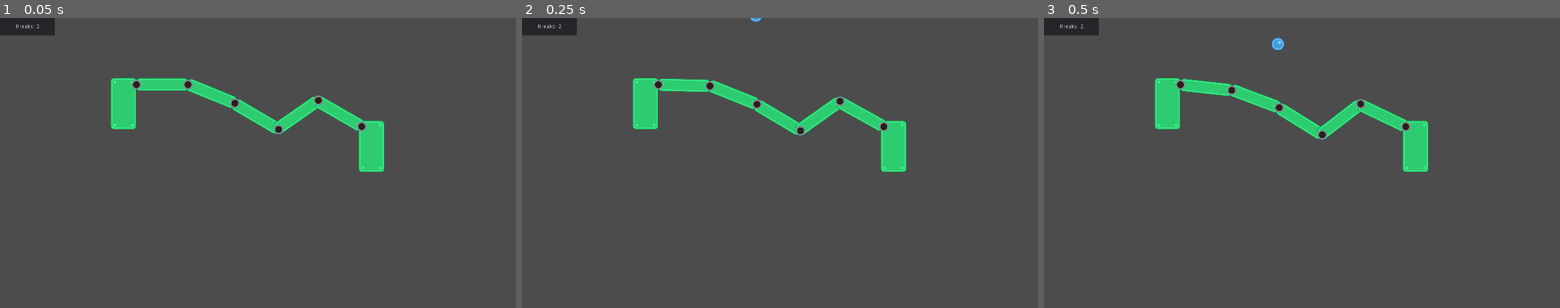
Above: before the commit, frames 1-3 (left to right).
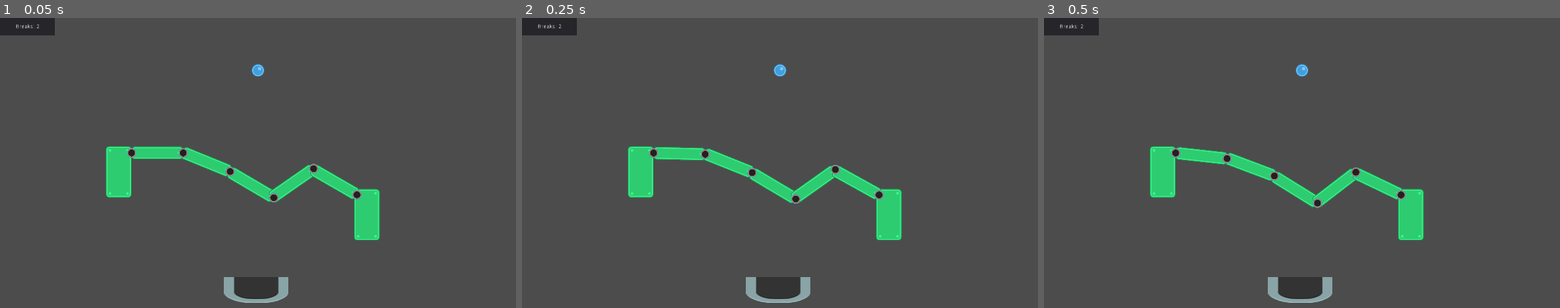
Above: after the commit, the same moments.

Repository: Trece-1101/BreakAndScore
Game: Godot game, scene res://Levels/TestLevel.tscn
Same seed, same stepped clock (60 frames per second), same inputs: the game is played once before the commit and once after it.
Inputs:
- Up to frame 1 (0.05 s): no input
- Up to frame 2 (0.25 s): no input
- Up to frame 3 (0.5 s): no input

The runs differ from the first frame. In frame 1, 8.9% of the frame differs, in the area x 20-75%, y 15-99%; in frame 2, 8.9%; in frame 3, 9.0%, in the area x 20-75%, y 6-99%.

Commit message:
commit

Diff:
--- /dev/null
+++ b/Characters/Ball/Ball.gd
@@ -0,0 +1,40 @@
+class_name Ball
+extends RigidBody2D
+
+export var moveable_value := 1.0
+onready var is_moveable := true
+onready var default_position := Vector2(640.0, 130.0)
+onready var offset_allowed := Vector2(300.0, 100.0)
+
+var limits := {"left": 0.0, "right": 0.0, "top": 0.0, "down": 0.0}
+
+func _ready() -> void:
+	mode = RigidBody2D.MODE_KINEMATIC
+	global_position = default_position
+	gravity_scale = 0.0
+	limits.left = default_position.x - offset_allowed.x
+	limits.right = default_position.x + offset_allowed.x
+	limits.top = default_position.y - offset_allowed.y
+	limits.down = default_position.y + offset_allowed.y
+
+
+func _input(event: InputEvent) -> void:
+	if not is_moveable:
+		return
+
+	if event.is_action("ui_left") and position.x > limits.left:
+		position.x -= moveable_value
+	elif event.is_action("ui_right") and position.x < limits.right:
+		position.x += moveable_value
+
+	if event.is_action("ui_down") and position.y < limits.down:
+		position.y += moveable_value
+	elif event.is_action("ui_up") and position.y > limits.top:
+		position.y -= moveable_value
+
+
+func change_to_normal_gravity() -> void:
+	is_moveable = false
+	mode = RigidBody2D.MODE_RIGID
+	can_sleep = false
+	gravity_scale = 8.0
--- a/Characters/Ball/Ball.tscn
+++ b/Characters/Ball/Ball.tscn
@@ -1,14 +1,16 @@
-[gd_scene load_steps=3 format=2]
+[gd_scene load_steps=4 format=2]
 
 [ext_resource path="res://Characters/Ball/ball_blue_small.png" type="Texture" id=1]
+[ext_resource path="res://Characters/Ball/Ball.gd" type="Script" id=2]
 
 [sub_resource type="CircleShape2D" id=1]
 radius = 15.9609
 
 [node name="Ball" type="RigidBody2D"]
-collision_mask = 7
+collision_mask = 6
 mass = 120.0
-gravity_scale = 8.0
+script = ExtResource( 2 )
+moveable_value = 10.0
 
 [node name="Sprite" type="Sprite" parent="."]
 texture = ExtResource( 1 )
--- /dev/null
+++ b/Characters/Ball/BallCage.tscn
@@ -0,0 +1,26 @@
+[gd_scene load_steps=3 format=2]
+
+[sub_resource type="RectangleShape2D" id=1]
+extents = Vector2( 10, 304 )
+
+[sub_resource type="RectangleShape2D" id=2]
+extents = Vector2( 568, 10 )
+
+[node name="BallCage" type="StaticBody2D"]
+collision_layer = 8
+
+[node name="Left" type="CollisionShape2D" parent="."]
+position = Vector2( -456, 0 )
+shape = SubResource( 1 )
+
+[node name="Right" type="CollisionShape2D" parent="."]
+position = Vector2( 456, 0 )
+shape = SubResource( 1 )
+
+[node name="Top" type="CollisionShape2D" parent="."]
+position = Vector2( 0, -200 )
+shape = SubResource( 2 )
+
+[node name="Down" type="CollisionShape2D" parent="."]
+position = Vector2( 0, 200 )
+shape = SubResource( 2 )
--- /dev/null
+++ b/Characters/Basket/Basket.gd
@@ -0,0 +1,12 @@
+extends Node2D
+
+export var is_moveable = false
+
+onready var animation_player = $AnimationPlayer
+
+func _ready() -> void:
+	if is_moveable:
+		animation_player.play("MoveLeftRight")
+
+func _on_GoalArea_body_entered(_body: Node) -> void:
+	print("GANASTE")
--- /dev/null
+++ b/Characters/Basket/Basket.tscn
@@ -0,0 +1,95 @@
+[gd_scene load_steps=6 format=2]
+
+[ext_resource path="res://Characters/Basket/platformPack_tile048.png" type="Texture" id=1]
+[ext_resource path="res://Characters/Basket/Basket.gd" type="Script" id=2]
+
+[sub_resource type="RectangleShape2D" id=1]
+extents = Vector2( 56, 10 )
+
+[sub_resource type="Animation" id=2]
+resource_name = "Default"
+length = 0.001
+tracks/0/type = "value"
+tracks/0/path = NodePath("Movable:position")
+tracks/0/interp = 1
+tracks/0/loop_wrap = true
+tracks/0/imported = false
+tracks/0/enabled = true
+tracks/0/keys = {
+"times": PoolRealArray( 0 ),
+"transitions": PoolRealArray( 1 ),
+"update": 0,
+"values": [ Vector2( 0, 0 ) ]
+}
+tracks/1/type = "value"
+tracks/1/path = NodePath("Movable:rotation_degrees")
+tracks/1/interp = 1
+tracks/1/loop_wrap = true
+tracks/1/imported = false
+tracks/1/enabled = true
+tracks/1/keys = {
+"times": PoolRealArray( 0 ),
+"transitions": PoolRealArray( 1 ),
+"update": 0,
+"values": [ 0.0 ]
+}
+tracks/2/type = "value"
+tracks/2/path = NodePath("Movable:scale")
+tracks/2/interp = 1
+tracks/2/loop_wrap = true
+tracks/2/imported = false
+tracks/2/enabled = true
+tracks/2/keys = {
+"times": PoolRealArray( 0 ),
+"transitions": PoolRealArray( 1 ),
+"update": 0,
+"values": [ Vector2( 1, 1 ) ]
+}
+
+[sub_resource type="Animation" id=3]
+resource_name = "MoveLeftRight"
+length = 4.5
+loop = true
+tracks/0/type = "value"
+tracks/0/path = NodePath("Movable:position")
+tracks/0/interp = 1
+tracks/0/loop_wrap = true
+tracks/0/imported = false
+tracks/0/enabled = true
+tracks/0/keys = {
+"times": PoolRealArray( 0, 1, 2, 3, 4, 4.5 ),
+"transitions": PoolRealArray( 1, 1, 1, 1, 1, 1 ),
+"update": 0,
+"values": [ Vector2( 0, 0 ), Vector2( 320, 0 ), Vector2( 0, 0 ), Vector2( -320, 0 ), Vector2( 0, 0 ), Vector2( 0, 0 ) ]
+}
+
+[node name="Basket" type="Node2D"]
+script = ExtResource( 2 )
+
+[node name="Movable" type="Node2D" parent="."]
+
+[node name="Sprite" type="Sprite" parent="Movable"]
+position = Vector2( 0, -32.1449 )
+rotation = -3.14159
+scale = Vector2( 2.5, 1 )
+texture = ExtResource( 1 )
+
+[node name="GoalArea" type="Area2D" parent="Movable"]
+collision_layer = 4
+
+[node name="CollisionShape2D" type="CollisionShape2D" parent="Movable/GoalArea"]
+position = Vector2( 0, -36.6629 )
+shape = SubResource( 1 )
+
+[node name="BounceArea" type="StaticBody2D" parent="Movable"]
+collision_layer = 4
+
+[node name="CollisionPolygon2D" type="CollisionPolygon2D" parent="Movable/BounceArea"]
+polygon = PoolVector2Array( -80, -64, -56, -64, -56, -24, 56, -24, 56, -64, 80, -64, 80, 0, -80, 0 )
+
+[node name="AnimationPlayer" type="AnimationPlayer" parent="."]
+autoplay = "Default"
+anims/Default = SubResource( 2 )
+anims/MoveLeftRight = SubResource( 3 )
+
+[connection signal="body_entered" from="Movable/GoalArea" to="." method="_on_GoalArea_body_entered"]
--- a/Characters/Block/Block.gd
+++ b/Characters/Block/Block.gd
@@ -1,8 +1,15 @@
 class_name Block
 extends RigidBody2D
 
+signal destroy_joint
+
 export var is_left_extreme:bool = false
 export var is_right_extreme:bool = false
+
+onready var is_marked = false setget set_is_marked
+
+func set_is_marked(value: bool) -> void:
+	is_marked = value
 
 func _ready() -> void:
 	$Joint.position = Vector2(64, 0);
@@ -22,3 +29,10 @@
 	new_pinjoint.node_a = self.get_path()
 	new_pinjoint.node_b = other_node.get_path()
 	add_child(new_joint)
+
+
+func _on_body_entered(body: Node) -> void:
+	if is_marked:
+		print(body.name)
+		is_marked = false
+		emit_signal("destroy_joint")
--- a/Characters/Block/Block.tscn
+++ b/Characters/Block/Block.tscn
@@ -16,6 +16,8 @@
 z_as_relative = false
 collision_layer = 2
 mass = 500.0
+contacts_reported = 2
+contact_monitor = true
 script = ExtResource( 3 )
 
 [node name="Sprite" type="Sprite" parent="."]
@@ -43,4 +45,5 @@
 [node name="PinJoint" type="PinJoint2D" parent="Joint"]
 scale = Vector2( 3.33333, 3.33333 )
 
+[connection signal="body_entered" from="." to="." method="_on_body_entered"]
 [connection signal="input_event" from="Joint/JointClickArea" to="Joint" method="_on_JointClickArea_input_event"]
--- a/Characters/Block/Joint.gd
+++ b/Characters/Block/Joint.gd
@@ -1,10 +1,33 @@
+class_name JointUnion
 extends Sprite
 signal break_made(value)
 
+onready var is_brekeable := false setget set_is_brekeable, get_is_brekeable
+
+func set_is_brekeable(value: bool) -> void:
+	is_brekeable = value
+
+func get_is_brekeable() -> bool:
+	return is_brekeable
+
 func _on_JointClickArea_input_event(_viewport: Node, event: InputEvent, _shape_idx: int) -> void:
+	if not is_brekeable:
+		return
+
+#	is_brekeable = false
+
 	if event.is_action_pressed("ui_break_joint"):
 		emit_signal("break_made", 1)
-		queue_free()
+		destroy_me()
 
 	if event.is_action_pressed("ui_damage_joint"):
+		var block_a:Block = get_node_or_null($PinJoint.node_a)
+		var block_b:Block = get_node_or_null($PinJoint.node_a)
+		block_a.set_is_marked(true)
+		block_b.set_is_marked(true)
+		block_a.connect("destroy_joint", self, "destroy_me")
+		block_b.connect("destroy_joint", self, "destroy_me")
 		emit_signal("break_made", 0.5)
+
+func destroy_me() -> void:
+	queue_free()
--- /dev/null
+++ b/Characters/Floor/Floor.gd
@@ -0,0 +1,6 @@
+extends StaticBody2D
+
+
+
+func _on_BallDetector_body_entered(_body: Node) -> void:
+	print("PERDISTE")
--- /dev/null
+++ b/Characters/Floor/Floor.tscn
@@ -0,0 +1,29 @@
+[gd_scene load_steps=4 format=2]
+
+[ext_resource path="res://Characters/Floor/Floor.gd" type="Script" id=1]
+
+[sub_resource type="RectangleShape2D" id=1]
+extents = Vector2( 796.503, 29.9099 )
+
+[sub_resource type="RectangleShape2D" id=2]
+extents = Vector2( 797.014, 10 )
+
+[node name="Floor" type="StaticBody2D"]
+collision_layer = 8
+script = ExtResource( 1 )
+
+[node name="CollisionShape2D" type="CollisionShape2D" parent="."]
+shape = SubResource( 1 )
+
+[node name="BallDetector" type="Area2D" parent="."]
+position = Vector2( 0, -30.2381 )
+collision_layer = 8
+__meta__ = {
+"_edit_group_": true
+}
+
+[node name="CollisionShape2D" type="CollisionShape2D" parent="BallDetector"]
+self_modulate = Color( 1, 0, 0, 1 )
+shape = SubResource( 2 )
+
+[connection signal="body_entered" from="BallDetector" to="." method="_on_BallDetector_body_entered"]
--- a/Characters/Joint/Joint.tscn
+++ /dev/null
@@ -1,11 +0,0 @@
-[gd_scene load_steps=2 format=2]
-
-[ext_resource path="res://Characters/Joint/hole_small_end_alt.png" type="Texture" id=1]
-
-[node name="Joint" type="Node2D"]
-
-[node name="Sprite" type="Sprite" parent="."]
-scale = Vector2( 0.403241, 0.403241 )
-texture = ExtResource( 1 )
-
-[node name="PinJoint2D" type="PinJoint2D" parent="."]
--- a/Levels/Level.gd
+++ b/Levels/Level.gd
@@ -2,17 +2,44 @@
 
 export var break_number:float = 2.0 setget ,get_break_number
 onready var gui := $UI
+onready var ball :Ball = $Ball
+onready var is_started := false
+
+var joints_childs := []
 
 func get_break_number() -> float:
 	return break_number
 
 func _ready() -> void:
 	gui.update_gui()
-	for child in get_node("Bridge").get_children():
-		if child is Block:
-			child.get_node("Joint").connect("break_made", self, "discount_break_number")
+	var joints := get_joints()
+	for joint in joints:
+		joint.connect("break_made", self, "discount_break_number")
+
+func _input(event: InputEvent) -> void:
+	if event.is_action_pressed("ui_start") and not is_started:
+		is_started = true
+		ball.change_to_normal_gravity()
+		var joints := get_joints()
+		for joint in joints:
+			joint.set_is_brekeable(true)
 
 func discount_break_number(value:float) -> void:
 	if (break_number - value) >= 0:
 		break_number -= value
 		gui.update_gui()
+	else:
+		var joints := get_joints()
+		for joint in joints:
+			if joint != null:
+				joint.set_is_brekeable(false)
+
+func get_joints() -> Array:
+	var joints := []
+	for child in get_node("Bridge").get_children():
+		if child is Block:
+			joints.append(child.get_node_or_null("Joint"))
+			if child.is_left_extreme:
+				joints.append(child.get_node_or_null("@Joint@2"))
+
+	return joints
--- a/Levels/TestLevel.tscn
+++ b/Levels/TestLevel.tscn
@@ -7,6 +7,8 @@
 [ext_resource path="res://Characters/Crosshair/Crosshair.tscn" type="PackedScene" id=5]
 [ext_resource path="res://Levels/Level.gd" type="Script" id=6]
 [ext_resource path="res://UI.gd" type="Script" id=7]
+[ext_resource path="res://Characters/Basket/Basket.tscn" type="PackedScene" id=8]
+[ext_resource path="res://Characters/Floor/Floor.tscn" type="PackedScene" id=9]
 
 [sub_resource type="RectangleShape2D" id=1]
 extents = Vector2( 30.1759, 58.9436 )
@@ -42,10 +44,10 @@
 position = Vector2( 485.638, 249.83 )
 
 [node name="Ball" parent="." instance=ExtResource( 1 )]
-position = Vector2( 580.234, -28.5914 )
+position = Vector2( 600, 104 )
 
 [node name="Bridge" type="Node2D" parent="."]
-position = Vector2( 699.831, 294.455 )
+position = Vector2( 688, 464 )
 script = ExtResource( 4 )
 
 [node name="StaticBodyLeft" type="StaticBody2D" parent="Bridge"]
@@ -94,3 +96,9 @@
 
 [node name="CollisionShape2D" type="CollisionShape2D" parent="Bridge/StaticBodyRight"]
 shape = SubResource( 1 )
+
+[node name="Basket" parent="." instance=ExtResource( 8 )]
+position = Vector2( 635.718, 708.035 )
+
+[node name="Floor" parent="." instance=ExtResource( 9 )]
+position = Vector2( 635.546, 692.673 )
--- a/project.godot
+++ b/project.godot
@@ -10,12 +10,24 @@
 
 _global_script_classes=[ {
 "base": "RigidBody2D",
+"class": "Ball",
+"language": "GDScript",
+"path": "res://Characters/Ball/Ball.gd"
+}, {
+"base": "RigidBody2D",
 "class": "Block",
 "language": "GDScript",
 "path": "res://Characters/Block/Block.gd"
+}, {
+"base": "Sprite",
+"class": "JointUnion",
+"language": "GDScript",
+"path": "res://Characters/Block/Joint.gd"
 } ]
 _global_script_class_icons={
-"Block": ""
+"Ball": "",
+"Block": "",
+"JointUnion": ""
 }
 
 [application]
@@ -34,6 +46,34 @@
 
 [input]
 
+ui_left={
+"deadzone": 0.5,
+"events": [ Object(InputEventKey,"resource_local_to_scene":false,"resource_name":"","device":0,"alt":false,"shift":false,"control":false,"meta":false,"command":false,"pressed":false,"scancode":16777231,"unicode":0,"echo":false,"script":null)
+, Object(InputEventJoypadButton,"resource_local_to_scene":false,"resource_name":"","device":0,"button_index":14,"pressure":0.0,"pressed":false,"script":null)
+, Object(InputEventKey,"resource_local_to_scene":false,"resource_name":"","device":0,"alt":false,"shift":false,"control":false,"meta":false,"command":false,"pressed":false,"scancode":65,"unicode":0,"echo":false,"script":null)
+ ]
+}
+ui_right={
+"deadzone": 0.5,
+"events": [ Object(InputEventKey,"resource_local_to_scene":false,"resource_name":"","device":0,"alt":false,"shift":false,"control":false,"meta":false,"command":false,"pressed":false,"scancode":16777233,"unicode":0,"echo":false,"script":null)
+, Object(InputEventJoypadButton,"resource_local_to_scene":false,"resource_name":"","device":0,"button_index":15,"pressure":0.0,"pressed":false,"script":null)
+, Object(InputEventKey,"resource_local_to_scene":false,"resource_name":"","device":0,"alt":false,"shift":false,"control":false,"meta":false,"command":false,"pressed":false,"scancode":68,"unicode":0,"echo":false,"script":null)
+ ]
+}
+ui_up={
+"deadzone": 0.5,
+"events": [ Object(InputEventKey,"resource_local_to_scene":false,"resource_name":"","device":0,"alt":false,"shift":false,"control":false,"meta":false,"command":false,"pressed":false,"scancode":16777232,"unicode":0,"echo":false,"script":null)
+, Object(InputEventJoypadButton,"resource_local_to_scene":false,"resource_name":"","device":0,"button_index":12,"pressure":0.0,"pressed":false,"script":null)
+, Object(InputEventKey,"resource_local_to_scene":false,"resource_name":"","device":0,"alt":false,"shift":false,"control":false,"meta":false,"command":false,"pressed":false,"scancode":87,"unicode":0,"echo":false,"script":null)
+ ]
+}
+ui_down={
+"deadzone": 0.5,
+"events": [ Object(InputEventKey,"resource_local_to_scene":false,"resource_name":"","device":0,"alt":false,"shift":false,"control":false,"meta":false,"command":false,"pressed":false,"scancode":16777234,"unicode":0,"echo":false,"script":null)
+, Object(InputEventJoypadButton,"resource_local_to_scene":false,"resource_name":"","device":0,"button_index":13,"pressure":0.0,"pressed":false,"script":null)
+, Object(InputEventKey,"resource_local_to_scene":false,"resource_name":"","device":0,"alt":false,"shift":false,"control":false,"meta":false,"command":false,"pressed":false,"scancode":83,"unicode":0,"echo":false,"script":null)
+ ]
+}
 ui_break_joint={
 "deadzone": 0.5,
 "events": [ Object(InputEventMouseButton,"resource_local_to_scene":false,"resource_name":"","device":0,"alt":false,"shi …(212 unchanged characters)…
@@ -42,6 +82,11 @@
 ui_damage_joint={
 "deadzone": 0.5,
 "events": [ Object(InputEventMouseButton,"resource_local_to_scene":false,"resource_name":"","device":0,"alt":false,"shi …(212 unchanged characters)…
+ ]
+}
+ui_start={
+"deadzone": 0.5,
+"events": [ Object(InputEventKey,"resource_local_to_scene":false,"resource_name":"","device":0,"alt":false,"shift":false,"control":false,"meta":false,"command":false,"pressed":false,"scancode":32,"unicode":0,"echo":false,"script":null)
  ]
 }
 
Binary file added: Characters/Basket/platformPack_tile048.png
Not shown, changed: Characters/Basket/platformPack_tile048.png.import
Binary file removed: Characters/Joint/hole_small_end_alt.png
Not shown: 1 places in Levels/TestLevel.tscn that only renumber resources
